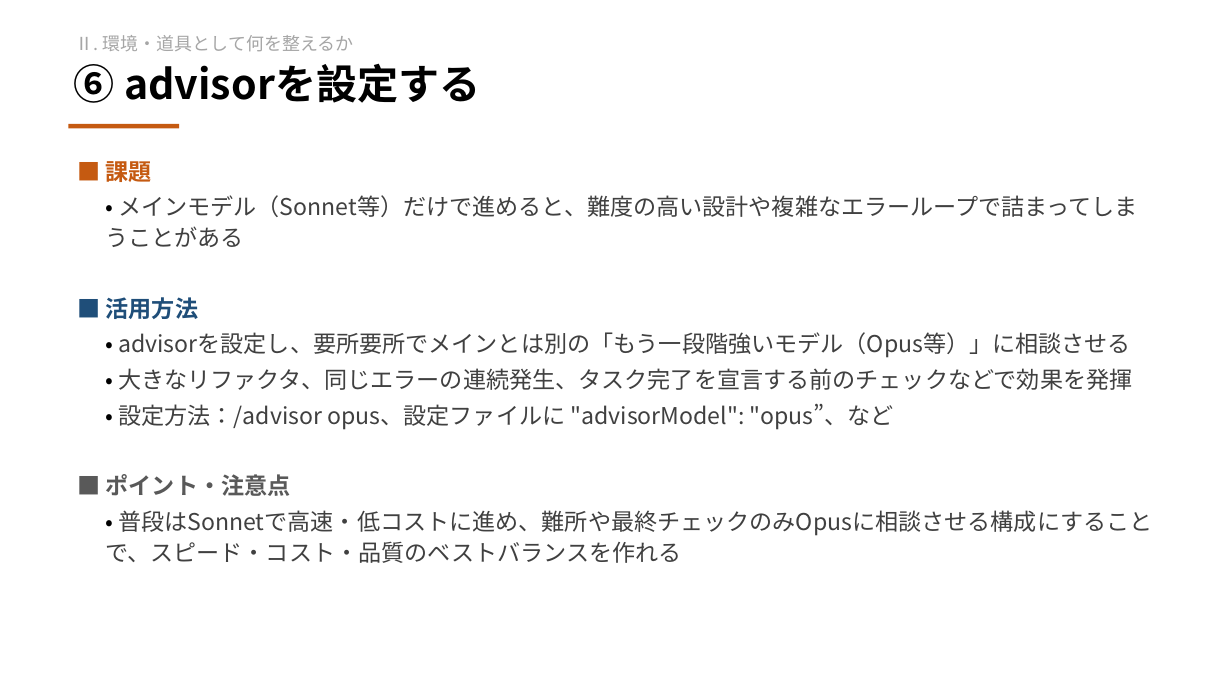
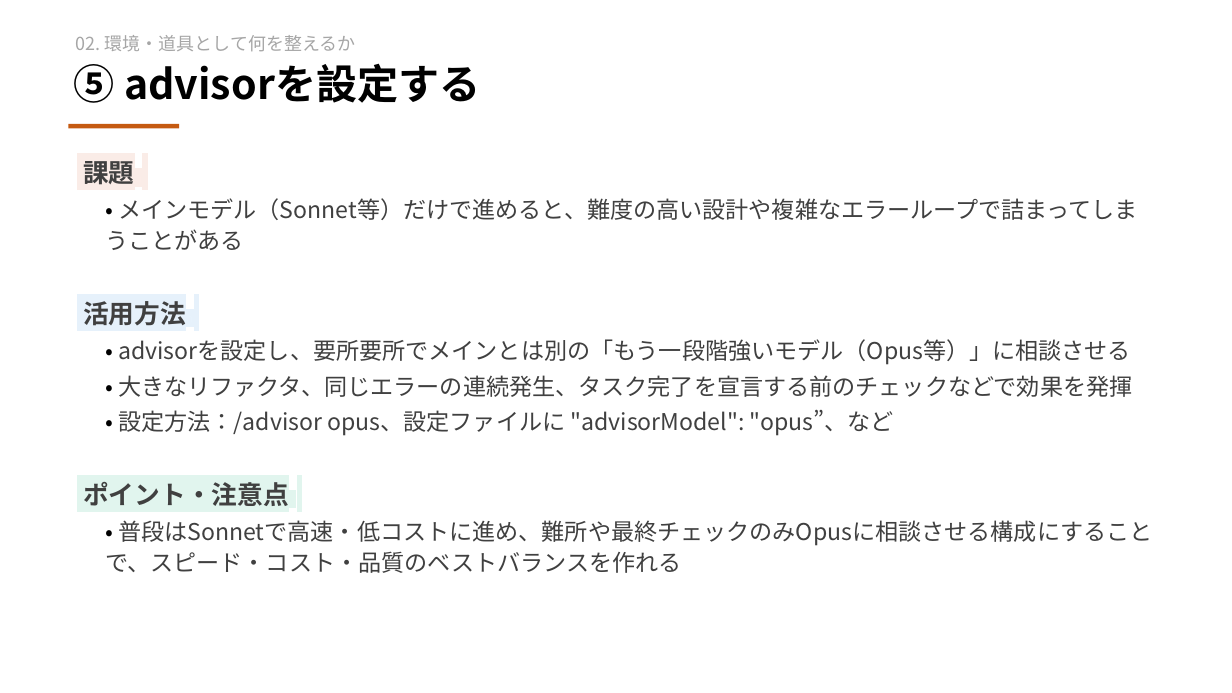
Before and after one commit to masa12y/docs, a slide deck: slide 13 of 勉強会/Claude_Codeの活用方法.pptx (slide 15 before the commit). Drawn at 1232x693 pixels with LibreOffice and Linux fonts; fonts in the diff are those of the drawing. Boxes give left, top, right and bottom in pixels: in the first picture for what was removed or moved away, otherwise in the second. Text is boxed around its words. In the diff, an @@ line names an element or a change of style, - is before the commit and + after.

```diff
--- a/勉強会/Claude_Codeの活用方法.pptx
+++ b/勉強会/Claude_Codeの活用方法.pptx
@@ text at [76,35,356,51]: text changed @@
-Ⅱ. 環境・道具として何を整えるか
+02. 環境・道具として何を整えるか
@@ text at [74,63,480,103]: text changed @@
-⑥ advisorを設定する
+⑤ advisorを設定する
@@ text at [83,156,134,189]: text changed; size 18 to 20 pt; text colour #C55A11 to #404040 @@
-■ 課題
+課題a
@@ text at [83,301,186,326]: text changed; size 18 to 20 pt; text colour #1F4E79 to #404040 @@
-■ 活用方法
+活用方法a
@@ text at [83,482,289,506]: text changed; size 18 to 20 pt; text colour #595959 to #404040 @@
-■ ポイント・注意点
+ポイント・注意点a
```
Also in this commit, not shown: 18 other slides changed, 1 slide added, 3 slides removed, 2 other files.
